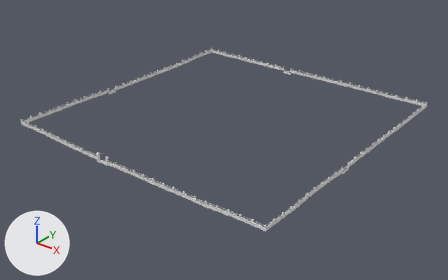
Renders of the Blender file CongCu/Blender/hang_rao_rong.blend from each side of a commit.
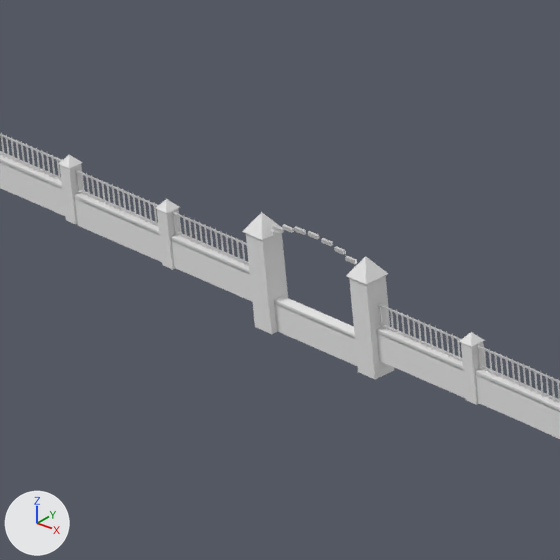
Each version is shown whole from a 50 mm lens placed at (161.6, -206.9, 116.4), pointed at (0.8, -6.0, -8.2), then close up on the part from 17% to 27% of the width and 48% to 65% of the height. Lighting does not change. The marker at lower left points along +X, +Y and +Z. The older version's two pictures come first.

Objects in the first close-up: 'HangRaoRong'.
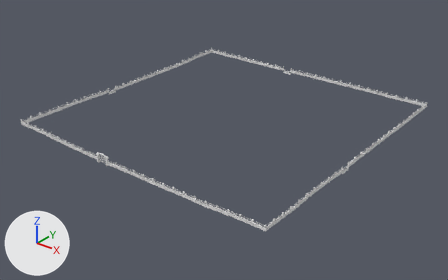
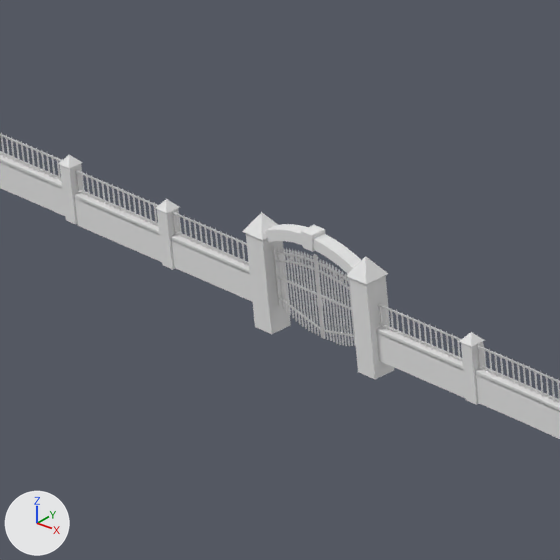
Edits to the scene script, one JSON object a line:
```json
{"block": "me_perimeter_fence_rong", "where": "# used by ob_hangraorong; location = (0.0, 0.0, 0.0)"}
{"op": "remove", "block": "me_perimeter_fence_rong", "code": "me_perimeter_fence_rong.from_pydata(...)  # 27941 vertices, 23373 faces; spans x -66.4..66.4, y -66.6..66.4, z 0.0..4.8"}
{"op": "add", "block": "me_perimeter_fence_rong", "code": "me_perimeter_fence_rong.from_pydata(...)  # 29497 vertices, 24575 faces; spans x -66.4..66.4, y -66.6..66.4, z 0.0..4.8"}
{"block": "me_perimeter_fence_rong", "change": "me_perimeter_fence_rong part 1: a new loose piece, a box spanning x -12.795..-12.725, y -66.15..-66.08, z 0.405..3.46, in mat_mat_iron (white #e7e7e7)"}
{"block": "me_perimeter_fence_rong", "change": "me_perimeter_fence_rong part 2: a new loose piece, a box spanning x -14.52..-14.48, y -66.135..-66.095, z 0.824..3.164, in mat_mat_iron (white #e7e7e7)"}
{"block": "me_perimeter_fence_rong", "change": "me_perimeter_fence_rong part 3: a new loose piece, a box spanning x -14.365..-14.325, y -66.135..-66.095, z 0.751..3.203, in mat_mat_iron (white #e7e7e7)"}
{"block": "me_perimeter_fence_rong", "change": "me_perimeter_fence_rong part 4: a new loose piece, a box spanning x -14.21..-14.17, y -66.135..-66.095, z 0.683..3.239, in mat_mat_iron (white #e7e7e7)"}
{"block": "me_perimeter_fence_rong", "change": "me_perimeter_fence_rong part 5: a new loose piece, a box spanning x -14.055..-14.015, y -66.135..-66.095, z 0.614..3.271, in mat_mat_iron (white #e7e7e7)"}
{"block": "me_perimeter_fence_rong", "change": "me_perimeter_fence_rong part 6: a new loose piece, a box spanning x -13.9..-13.86, y -66.135..-66.095, z 0.551..3.3, in mat_mat_iron (white #e7e7e7)"}
{"block": "me_perimeter_fence_rong", "change": "me_perimeter_fence_rong part 7: a new loose piece, a box spanning x -13.745..-13.705, y -66.135..-66.095, z 0.516..3.325, in mat_mat_iron (white #e7e7e7)"}
{"block": "me_perimeter_fence_rong", "change": "me_perimeter_fence_rong part 8: a new loose piece, a box spanning x -13.59..-13.55, y -66.135..-66.095, z 0.482..3.346, in mat_mat_iron (white #e7e7e7)"}
{"block": "me_perimeter_fence_rong", "change": "me_perimeter_fence_rong part 9: a new loose piece, a box spanning x -13.435..-13.395, y -66.135..-66.095, z 0.448..3.364, in mat_mat_iron (white #e7e7e7)"}
{"block": "me_perimeter_fence_rong", "change": "me_perimeter_fence_rong part 10: a new loose piece, a box spanning x -13.28..-13.24, y -66.135..-66.095, z 0.442..3.378, in mat_mat_iron (white #e7e7e7)"}
{"block": "me_perimeter_fence_rong", "change": "me_perimeter_fence_rong part 11: a new loose piece, a box spanning x -13.125..-13.085, y -66.135..-66.095, z 0.439..3.389, in mat_mat_iron (white #e7e7e7)"}
{"block": "me_perimeter_fence_rong", "change": "me_perimeter_fence_rong part 12: a new loose piece, a box spanning x -12.97..-12.93, y -66.135..-66.095, z 0.436..3.396, in mat_mat_iron (white #e7e7e7)"}
{"block": "me_perimeter_fence_rong", "change": "me_perimeter_fence_rong part 13: a new loose piece, a box spanning x -14.865..-12.74, y -66.14..-66.09, z 2.02..2.08, in mat_mat_iron (white #e7e7e7)"}
{"block": "me_perimeter_fence_rong", "change": "me_perimeter_fence_rong part 14: 105 vertices moved from x -15.5..-9.9, y -66.3..-65.9, z 0.0..4.4 to x -15.5..-9.9, y -66.4..-65.8, z 0.9..4.5; 15 vertices removed from x -15.5..-10.4, y -66.3..-65.9, z 1.1..3.2; 1386 vertices added at x -15.0..-10.5, y -66.2..-66.1, z 0.4..3.6"}
{"block": "me_perimeter_fence_rong", "change": "other edits to the shape of me_perimeter_fence_rong do not show in these pictures"}
```

What differs and where, as boxes (x1, y1, x2, y2) in the close-ups (560 x 560 px):
```json
{"part": 1, "of": "me_perimeter_fence_rong", "change": "added", "after": [313, 258, 323, 338]}
{"part": 2, "of": "me_perimeter_fence_rong", "change": "added", "after": [280, 251, 288, 312]}
{"part": 3, "of": "me_perimeter_fence_rong", "change": "added", "after": [283, 251, 291, 315]}
{"part": 4, "of": "me_perimeter_fence_rong", "change": "added", "after": [286, 251, 294, 318]}
{"part": 5, "of": "me_perimeter_fence_rong", "change": "added", "after": [289, 252, 297, 322]}
{"part": 6, "of": "me_perimeter_fence_rong", "change": "added", "after": [292, 252, 301, 325]}
{"part": 7, "of": "me_perimeter_fence_rong", "change": "added", "after": [295, 253, 304, 327]}
{"part": 8, "of": "me_perimeter_fence_rong", "change": "added", "after": [298, 254, 307, 329]}
{"part": 9, "of": "me_perimeter_fence_rong", "change": "added", "after": [301, 255, 310, 331]}
{"part": 10, "of": "me_perimeter_fence_rong", "change": "added", "after": [304, 256, 313, 333]}
{"part": 11, "of": "me_perimeter_fence_rong", "change": "added", "after": [307, 257, 316, 334]}
{"part": 12, "of": "me_perimeter_fence_rong", "change": "added", "after": [310, 258, 319, 336]}
{"part": 13, "of": "me_perimeter_fence_rong", "change": "added", "after": [277, 276, 317, 295]}
{"part": 14, "of": "me_perimeter_fence_rong", "change": "reshaped", "before": [270, 224, 357, 366], "after": [265, 224, 361, 346]}
```
